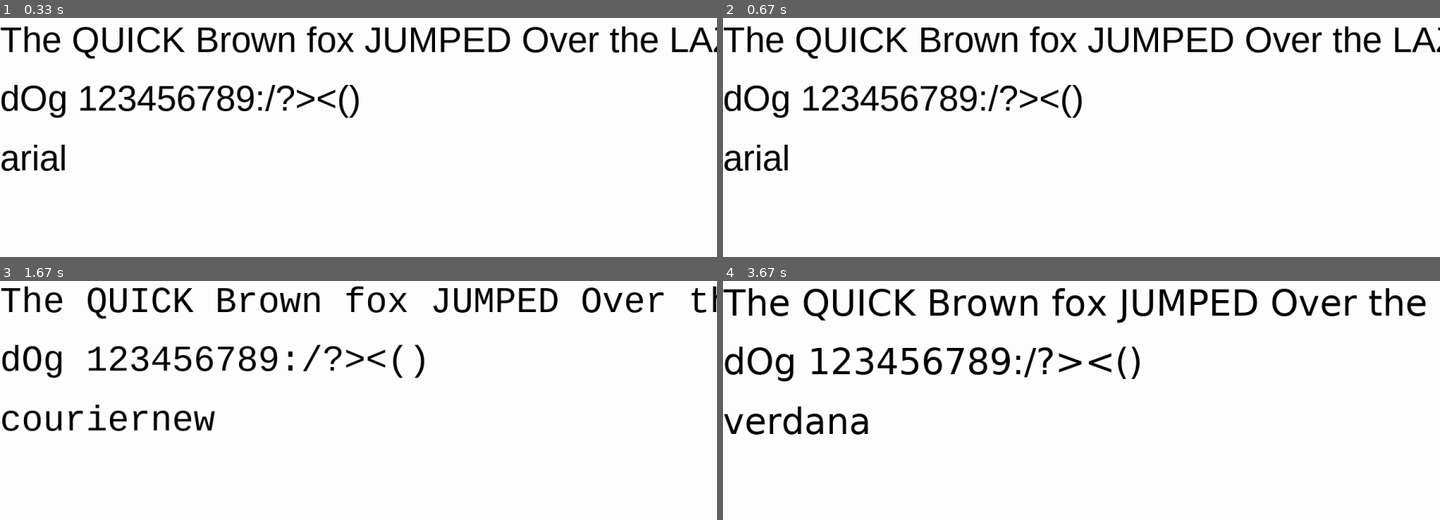
Above: before the commit, frames 1-4 (two rows, left to right).
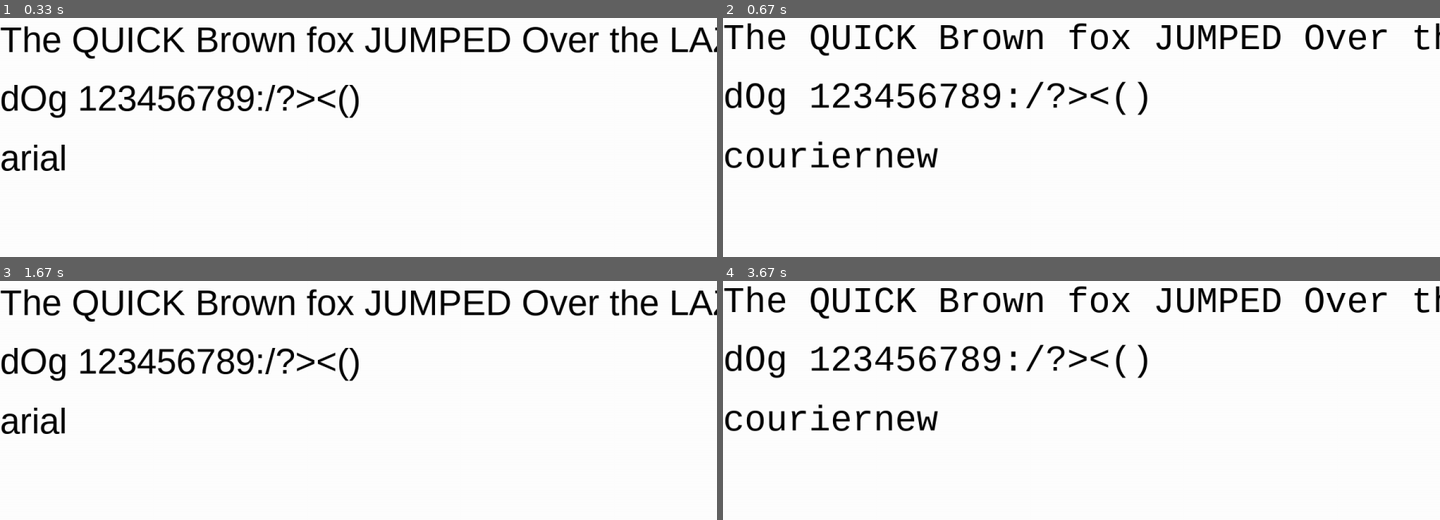
Above: after the commit, the same moments.

Repository: Serowi913/et-cedera
Game: pygame game, started from python/pygame-fonts-slideshow.py
Same seed, same stepped clock (60 frames per second), same inputs: the game is played once before the commit and once after it.
Inputs:
- Up to frame 1 (0.33 s): no input
- Up to frame 2 (0.67 s): hold Up from 0.33 s (still down)
- Up to frame 3 (1.67 s): release Up at 0.8 s; hold Down 0.83-1.13 s; hold Up 1.17-1.53 s; hold Down from 1.57 s (still down)
- Up to frame 4 (3.67 s): release Down at 1.93 s; hold Up 1.97-2.27 s; hold Down 2.3-2.6 s; hold Up 2.63-3 s; hold Down 3.03-3.4 s; hold Up from 3.43 s (still down)

Frame 1 is identical in both runs. In frame 2, 10% of the frame differs, in the area x 0-100%, y 2-64%; in frame 3, 10%; in frame 4, 10%, in the area x 0-100%, y 2-65%.

Commit message:
use arrow keys to cycle

Diff:
--- a/python/pygame-fonts-slideshow.py
+++ b/python/pygame-fonts-slideshow.py
@@ -1,5 +1,6 @@
 # Import module; initialize module
 import pygame
+
 pygame.init()
 
 # Gets the system fonts
@@ -10,6 +11,8 @@
 
 # Starter tick
 start_ticks = pygame.time.get_ticks()
+
+iterat = 0
 
 # Main loop variable
 running = True
@@ -31,21 +34,28 @@
         if event.type == pygame.QUIT:
             running = False
 
-	# Creates the text object with each iteration of the font
-    font = pygame.font.SysFont(fonts[seconds], 60)
+        if event.type == pygame.KEYDOWN:
+            if event.key == pygame.K_UP:
+                iterat += 1
+            if event.key == pygame.K_DOWN:
+                iterat -= 1
 
-	# Renders each text example into a blit-able object
+
+    # Creates the text object with each iteration of the font
+    font = pygame.font.SysFont(fonts[iterat], 60)
+
+    # Renders each text example into a blit-able object
     x = font.render("The QUICK Brown fox JUMPED Over the LAZY", True, (0, 0, 0))
     y = font.render("dOg 123456789:/?><()", True, (0, 0, 0))
-    z = font.render(fonts[seconds], True, (0, 0, 0))
+    z = font.render(fonts[iterat], True, (0, 0, 0))
 
-	# Blits/displays the text on the screen
+    # Blits/displays the text on the screen
     window.blit(x, (0, 2))
     window.blit(y, (0, 100))
     window.blit(z, (0, 200))
 
-	# Prints the number and the name of each font
-    print(seconds, fonts[seconds])
+    # Prints the number and the name of each font
+    print(iterat, fonts[iterat])
 
-	# Updates the display
+    # Updates the display
     pygame.display.flip()
